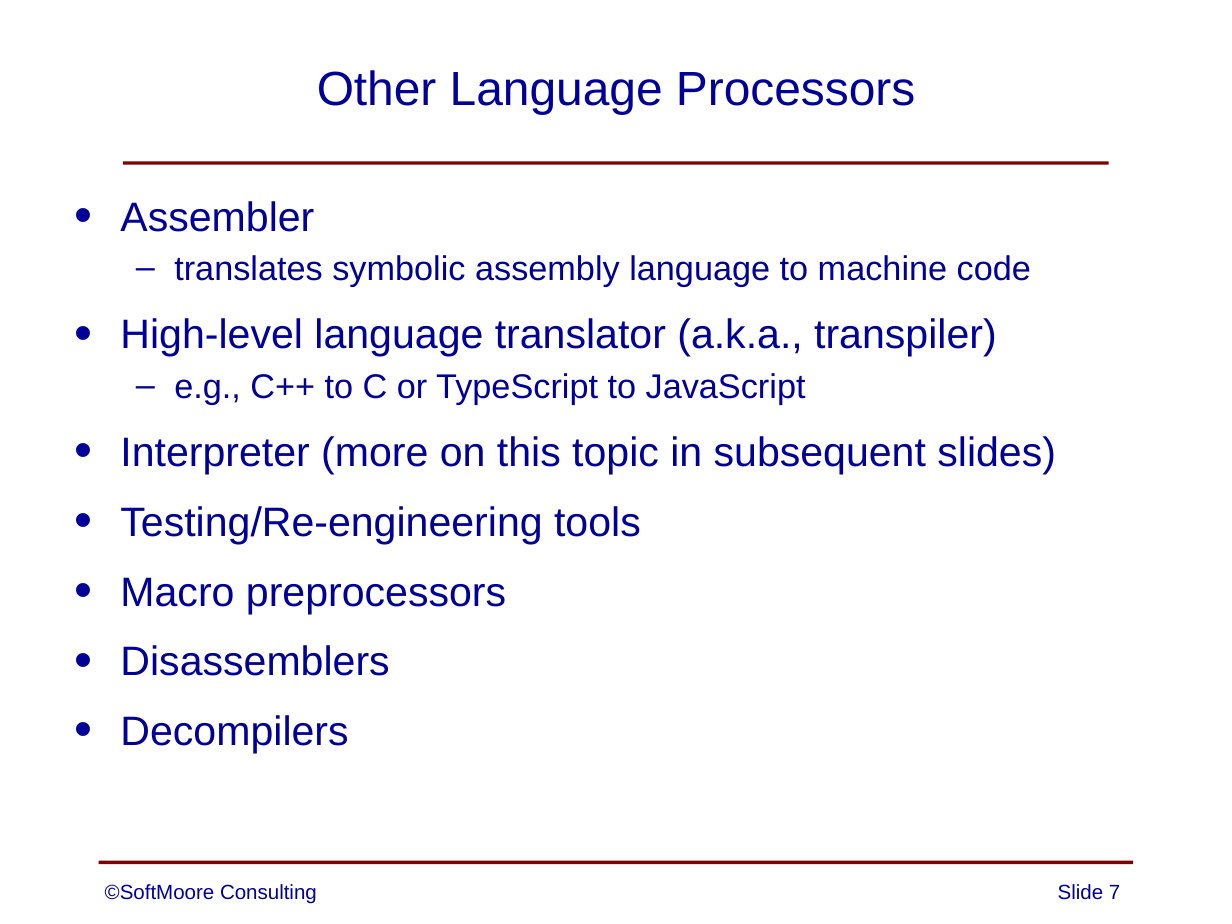
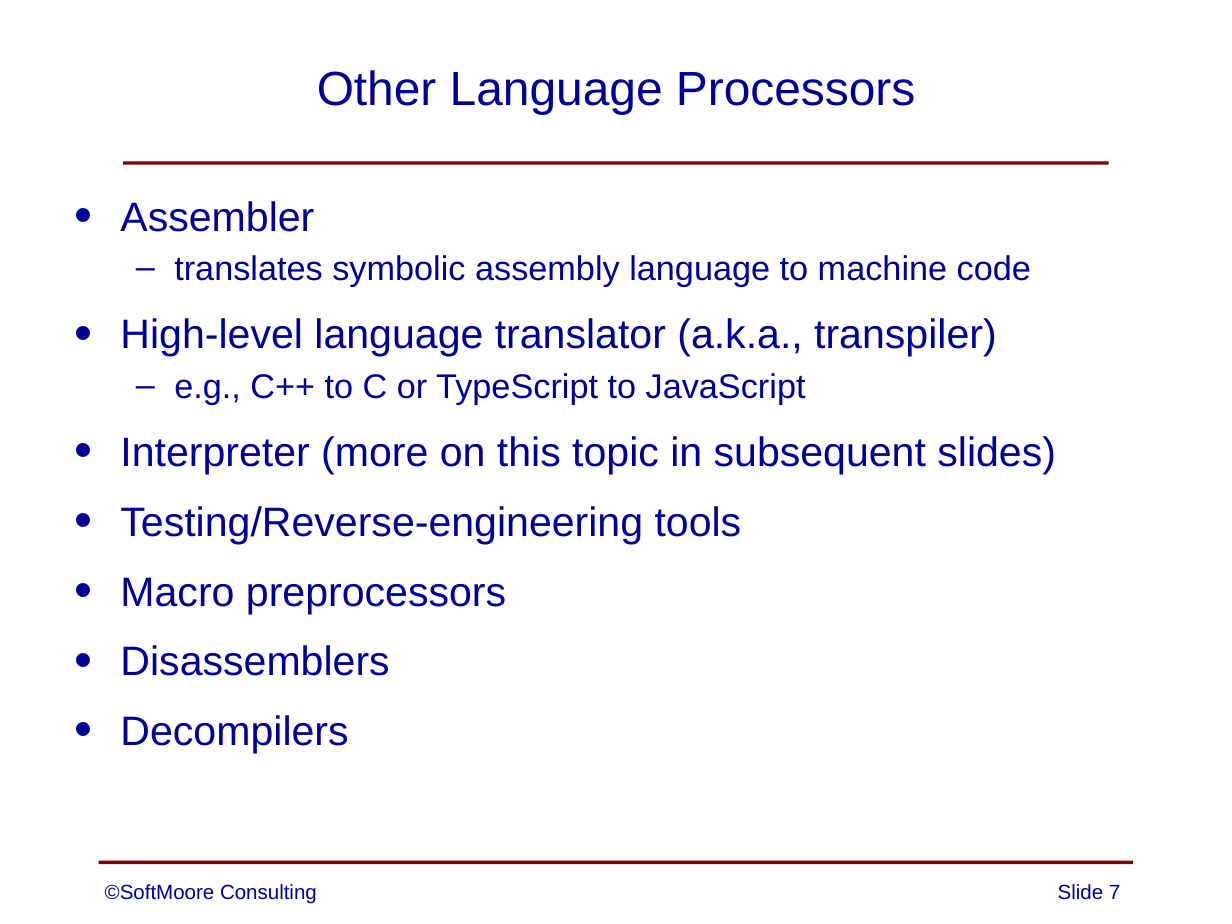
Before and after one commit to SoftMoore/CPRL-Kt-3rd, a slide deck: slide 7 of PowerPoints/01 - Overview of Compilers.pptx. Drawn at 1232x924 pixels with LibreOffice and Linux fonts; fonts in the diff are those of the drawing. Boxes give left, top, right and bottom in pixels: in the first picture for what was removed or moved away, otherwise in the second. Text is boxed around its words. In the diff, an @@ line names an element or a change of style, - is before the commit and + after.

```diff
--- a/PowerPoints/01 - Overview of Compilers.pptx
+++ b/PowerPoints/01 - Overview of Compilers.pptx
@@ text at bbox=[120, 506, 742, 544]: text changed @@
-• Testing/Re-engineering tools
+• Testing/Reverse-engineering tools
```
Also in this commit, not shown: 1 other slide changed.
